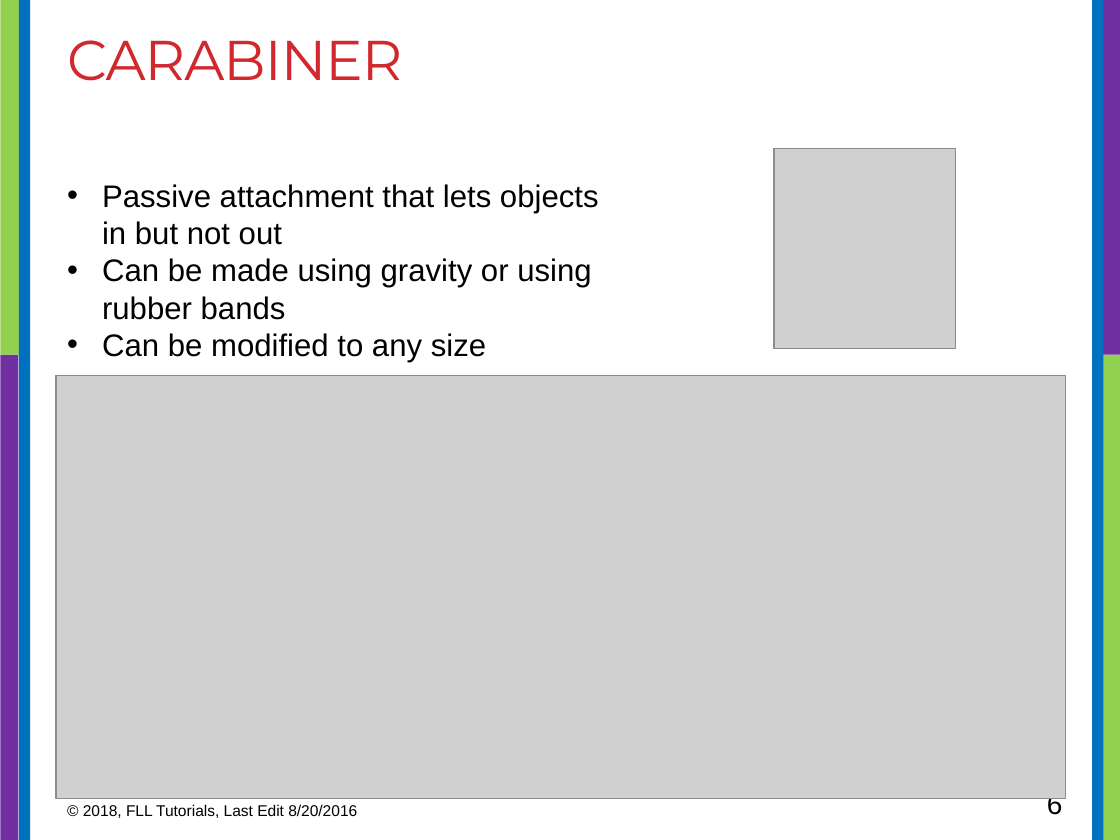
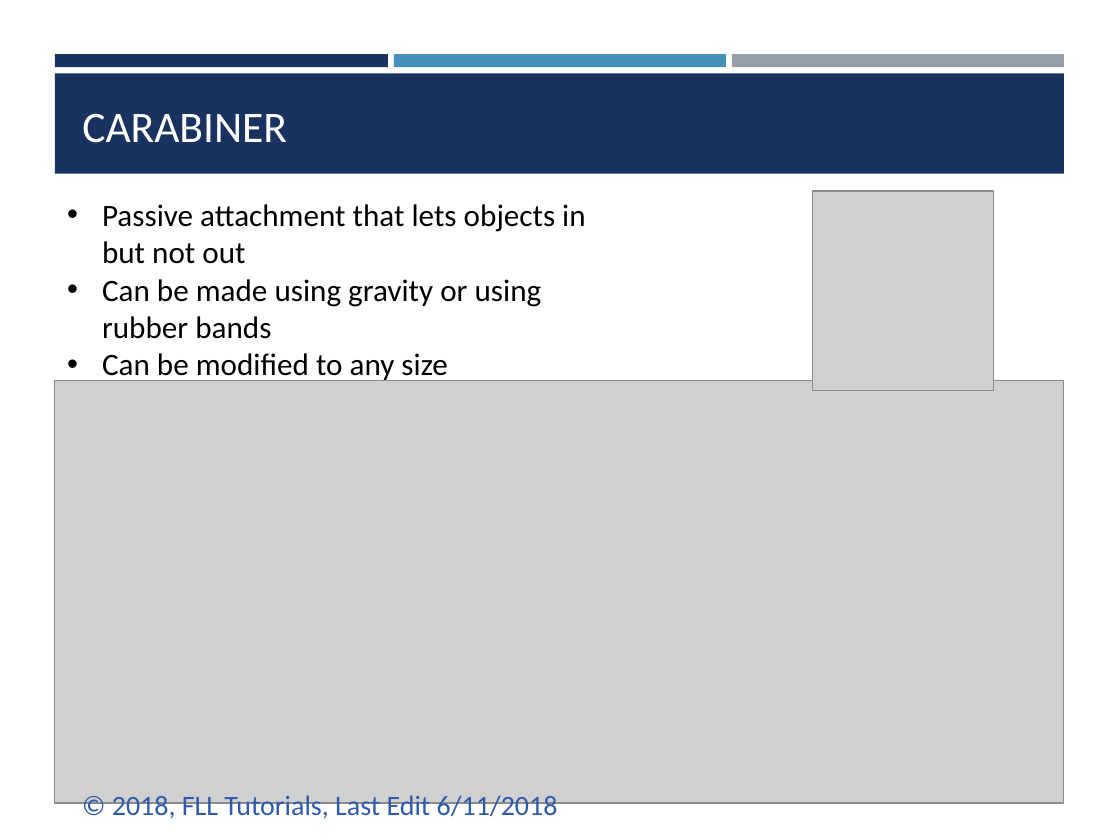
Before and after one commit to ev3lessons/FLL-Tutorials, a slide deck: slide 6 of translations/en-us/RobotGame/PassiveAttachments.pptx. Drawn at 1120x840 pixels with LibreOffice and Linux fonts; fonts in the diff are those of the drawing; grey boxes stand for pictures. Boxes give left, top, right and bottom in pixels: in the first picture for what was removed or moved away, otherwise in the second. Text is boxed around its words. In the diff, an @@ line names an element or a change of style, - is before the commit and + after.

```diff
--- a/translations/en-us/RobotGame/PassiveAttachments.pptx
+++ b/translations/en-us/RobotGame/PassiveAttachments.pptx
@@ rectangle removed at [0, 0, 22, 355] @@
@@ rectangle removed at [19, 0, 30, 840] @@
@@ rectangle removed at [1092, 0, 1103, 840] @@
@@ rectangle removed at [1098, 0, 1120, 355] @@
@@ rectangle added at [55, 54, 388, 67], fill #1A3260 @@
@@ rectangle added at [394, 54, 726, 67], fill #4590B8 @@
@@ rectangle added at [732, 54, 1064, 67], fill #969FA7 @@
@@ rectangle added at [55, 74, 1064, 174], fill #1A3260 @@
@@ title "CARABINER": place and size @@
-title "CARABINER" at [67, 40, 402, 81]
+title "CARABINER" at [82, 113, 287, 143]
@@ title "CARABINER" at [82, 113, 287, 143]: size 36 to 28 pt, font Montserrat to Calibri, text colour #D1282E to #FFFFFF, letter spacing -0.6 to 0 pt; vertical alignment top to bottom @@
@@ text "Passive attachment that lets objects ...": place and size @@
-text "Passive attachment that lets objects ..." at [102, 184, 599, 362]
+text "Passive attachment that lets objects ..." at [102, 204, 585, 383]
@@ text "Passive attachment that lets objects ..." at [102, 204, 585, 383]: font Arial to Calibri @@
@@ picture: place and size @@
-picture at [774, 148, 955, 347]
+picture at [812, 192, 993, 391]
@@ rectangle removed at [0, 355, 18, 840] @@
@@ rectangle removed at [1102, 355, 1120, 840] @@
@@ picture: place and size @@
-picture at [56, 376, 1066, 799]
+picture at [55, 381, 1064, 803]
@@ text at [112, 795, 558, 822]: text changed; size 10 to 18 pt; font Arial to Calibri; text colour #000000 to #2F5AAC @@
-© 2018, FLL Tutorials, Last Edit 8/20/2016
+© 2018, FLL Tutorials, Last Edit 6/11/2018
@@ page number removed at [1047, 798, 1063, 819] @@
-6
```
Also in this commit, not shown: 7 other slides changed, 18 other files.
